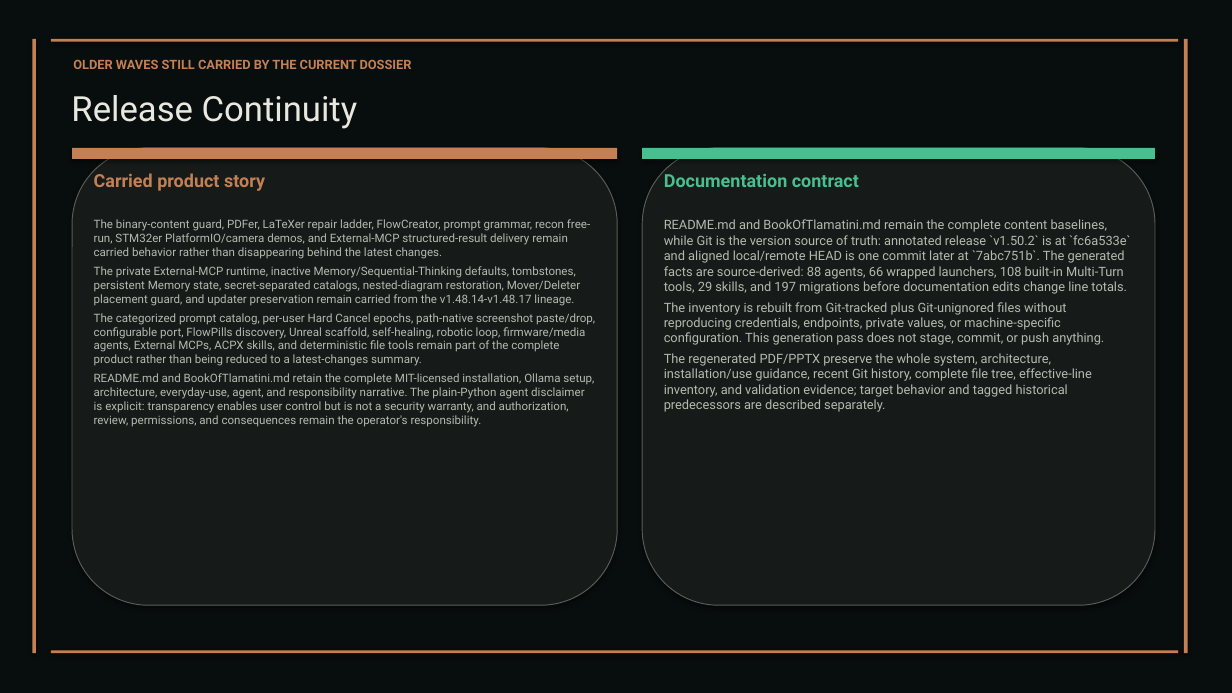
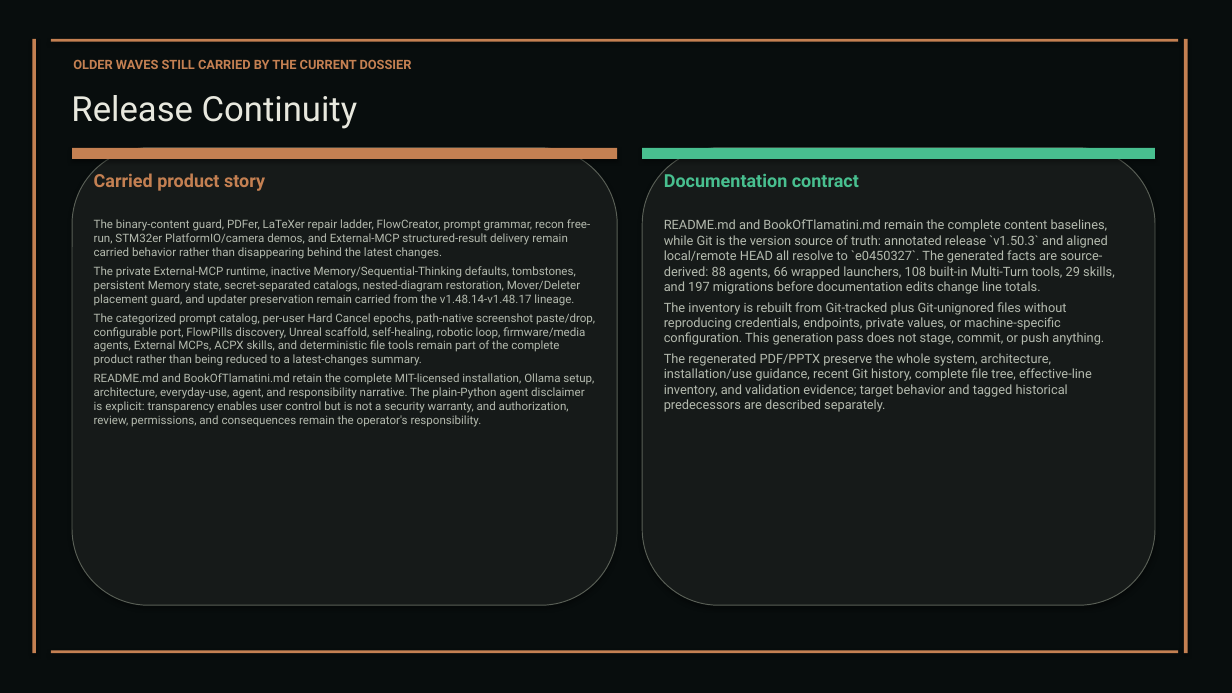
Before and after one commit to XAIHT/Tlamatini, a slide deck: slide 37 of Tlamatini_eXtended_Artificial_Intelligence_Humanly_Tempered.pptx. Drawn at 1232x693 pixels with LibreOffice and Linux fonts; fonts in the diff are those of the drawing. Boxes give left, top, right and bottom in pixels: in the first picture for what was removed or moved away, otherwise in the second. Text is boxed around its words. In the diff, an @@ line names an element or a change of style, - is before the commit and + after.

Commit message:
Trying to fix the starting runtime error at installed Tlamatini, by angelahack1

```diff
--- a/Tlamatini_eXtended_Artificial_Intelligence_Humanly_Tempered.pptx
+++ b/Tlamatini_eXtended_Artificial_Intelligence_Humanly_Tempered.pptx
@@ text at (x1=664, y1=219, x2=1115, y2=294): text changed @@
-README.md and BookOfTlamatini.md remain the complete content baselines, while Git is the version source of truth: annotated release `v1.50.2` is at `fc6a533e` and aligned local/remote HEAD is one commit later at `7abc751b`. The generated facts are source-derived: 88 agents, 66 wrapped launchers, 108 built-in Multi-Turn tools, 29 skills, and 197 migrations before documentation edits change line totals.
+README.md and BookOfTlamatini.md remain the complete content baselines, while Git is the version source of truth: annotated release `v1.50.3` and aligned local/remote HEAD all resolve to `e0450327`. The generated facts are source-derived: 88 agents, 66 wrapped launchers, 108 built-in Multi-Turn tools, 29 skills, and 197 migrations before documentation edits change line totals.
```
Also in this commit, not shown: 19 other slides changed, 1 slide removed, 10 other files.
